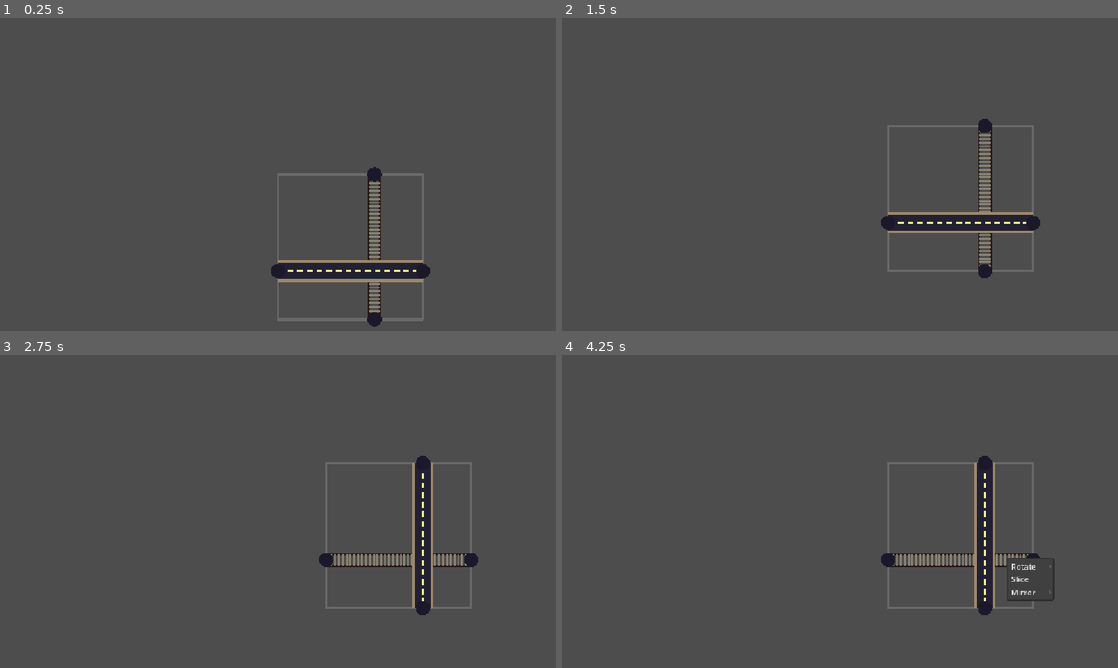
Above: before the commit, frames 1-4 (two rows, left to right).
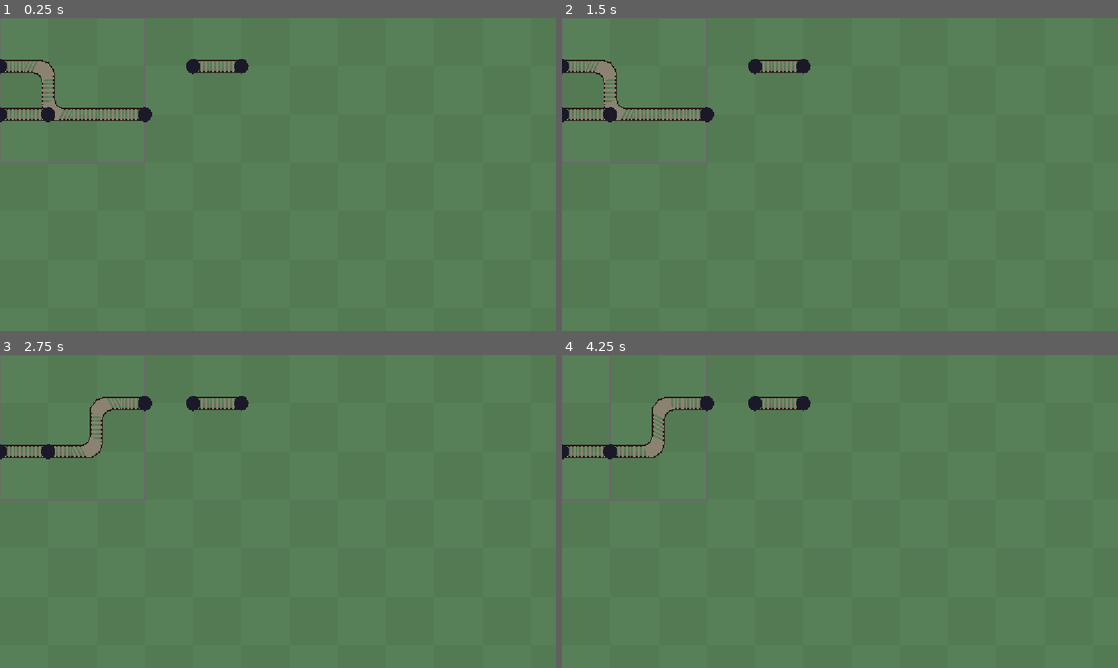
Above: after the commit, the same moments.

Repository: WishingWillow/photoshop-game
Game: Godot game, scene res://Tests/mirror_test.tscn
Two runs of this game, one before a commit and one after it. Both use one fixed random seed, a clock stepped at 60 frames per second and the inputs below. This scene is started directly instead of the project's main scene.
Inputs (mouse positions are in pixels of both pictures, inside the frame that each line leads up to):
- Up to frame 1 (0.25 s): no input
- Up to frame 2 (1.5 s): tap Enter at 0.5 s; drag from (840, 174) to (895, 105) at 0.52 s; drag from (728, 190) to (890, 127) at 1.27 s
- Up to frame 3 (2.75 s): tap Space at 2 s; move the mouse to (333, 442) at 2.02 s; hold Middle mouse button (camera_drag_mod) from 2.03 s (still down); click (333, 442) at 2.17 s
- Up to frame 4 (4.25 s): release Middle mouse button (camera_drag_mod) at 2.75 s; tap Enter at 2.75 s; drag from (812, 574) to (673, 464) at 2.77 s; tap Space at 3.5 s; move the mouse to (1006, 558) at 3.52 s; hold Middle mouse button (camera_drag_mod) from 3.53 s (still down); click (1006, 558) at 3.67 s; right-click (1006, 558) at 4.15 s

The runs differ from the first frame. In frame 1, 99% of the frame differs, in the area x 0-100%, y 0-100%; in frame 2, 99%; in frame 3, 99%; in frame 4, 99%.

Commit message:
working mirror test and reworked slicing

Diff:
--- a/Scripts/abstract_layer.gd
+++ b/Scripts/abstract_layer.gd
@@ -18,6 +18,9 @@
 ## A layer's rectangle in playspace coordinates
 var rect : Rect2:
 	get: return Rect2(playspace_coords, data.size)
+	set(value):
+		playspace_coords = value.position
+		data.size = value.size
 
 var playspace_coords := Vector2i.ZERO
 
--- a/Scripts/layer.gd
+++ b/Scripts/layer.gd
@@ -18,6 +18,8 @@
 
 ## Layer's position in a level relative to the level's origin
 var level_position : Vector2i
+
+var registered_with_level : Level = null
 
 ## Layers move relative to a level, so a layer's position is controlled by a remote transform
 ## parented to the level
@@ -82,7 +84,7 @@
 func _unhandled_input(event: InputEvent) -> void:
 	if (!(mouse_over or mouse_down)): return
 	if (event.is_action_pressed("context_menu")):
-		LayerMenu.popup_menu(self)
+		LayerMenu.get_script().popup_menu(self) #TODO: verify get_script works as intended
 	super(event)
 
 
@@ -157,21 +159,42 @@
 func mirror(axis : int) -> void:
 	var mirror_transform : Transform2D
 	var new_origin := adjusted_node.transform.origin
+	var position_adjustment := Vector2i.ZERO
 	match axis:
+		Y:
+			position_adjustment = layer_vertices[3]
+			new_origin += Util.scale_vec_to_unit_size(position_adjustment)
+			mirror_transform = Transform2D(-transform.x, transform.y, new_origin)
 		X:
-			new_origin += Util.scale_vec_to_unit_size(layer_vertices[3])
-			mirror_transform = Transform2D(-transform.x, transform.y, new_origin)
-		Y:
-			new_origin += Util.scale_vec_to_unit_size(layer_vertices[1])
+			position_adjustment = layer_vertices[1]
+			new_origin += Util.scale_vec_to_unit_size(position_adjustment)
 			mirror_transform = Transform2D(transform.x, -transform.y, new_origin)
 		# I believe intuition is that y=x and y=-x look reversed from godot's coordinate system
 		# (y axis usually faces up instead of down)
 		Y_X:
-			new_origin += Util.scale_vec_to_unit_size(layer_vertices[2])
+			position_adjustment = layer_vertices[2]
+			new_origin += Util.scale_vec_to_unit_size(position_adjustment)
 			mirror_transform = Transform2D(-transform.y, -transform.x, new_origin)
 		-Y_X:
 			mirror_transform = Transform2D(transform.y, transform.x, new_origin)
 	adjusted_node.transform = adjusted_node.transform * mirror_transform
+
+	# update mirror transform origin to relative playspace coordinates
+	mirror_transform.origin = Vector2(position_adjustment)
+
+	# use mirror transform to update segment/cap/rect data
+	rect = rect * mirror_transform
+	for segment : PathSegment in path_segments:
+		var start := segment.start_cap
+		var end := segment.end_cap
+		start.layer_position = Vector2(start.layer_position) * mirror_transform
+		end.layer_position = Vector2(end.layer_position) * mirror_transform
+		start.set_level_position(level_position)
+		end.set_level_position(level_position)
+		for i : int in range(0, segment.segment_rects.size()):
+			segment.segment_rects[i] = segment.segment_rects[i] * mirror_transform
+			# round rectangle position after transform
+			segment.segment_rects[i].position = round(segment.segment_rects[i].position)
 
 
 func slice(axis : int, value : int) -> Layer:
@@ -230,6 +253,7 @@
 
 	# now split and sort crossing segments
 	for segment : PathSegment in segments_to_slice:
+		# data structure setup
 		var origin_path := PathData.new()
 		var new_path := PathData.new()
 		var origin_line := IntegerLine.new()
@@ -240,36 +264,51 @@
 		new_path.segments.append(new_line)
 		new_path.type = segment.type
 		new_data.paths.append(new_path)
-		for seg_rect : Rect2 in segment.segment_rects:
+
+		# the last rect can tell the next rect which of its points it should push
+		var point_to_push : Vector2i
+		for i in range(0, segment.segment_rects.size()):
+			var seg_rect := segment.segment_rects[i]
 			var start_point := Vector2i(round(seg_rect.position))
-			var start_in_origin : bool = false
-			if origin_slice_rect.has_point(start_point):
-				origin_line.points.append(start_point)
-				start_in_origin = true
-			elif new_slice_rect.has_point(start_point):
-				new_line.points.append(start_point - new_slice_position)
 			var end_point := Vector2i(round(seg_rect.position + seg_rect.size))
-			var end_in_origin : bool = false
-			if origin_slice_rect.has_point(end_point):
-				origin_line.points.append(end_point)
-				end_in_origin = true
-			elif new_slice_rect.has_point(end_point):
-				new_line.points.append(end_point - new_slice_position)
-
-			# the segment crosses the slice boundary, so new points need to be made
-			if not start_in_origin == end_in_origin:
+
+			var start_in_origin : bool = origin_slice_rect.has_point(start_point)
+			var end_in_origin : bool = origin_slice_rect.has_point(end_point)
+
+			# for the first rect, look ahead to see which point to push
+			if i == 0:
+				var next_rect := segment.segment_rects[i+1]
+				var next_points : Array[Vector2i] = [
+					round(next_rect.position),
+					round(next_rect.position + next_rect.size)
+				]
+				point_to_push = start_point if !next_points.has(start_point) else end_point
+
+			if start_point == point_to_push:
+				if start_in_origin: origin_line.points.append(start_point)
+				else: new_line.points.append(start_point - new_slice_position)
+				# tell the next rect to push this rect's end point. This ensures no duplicates
+				# and good ordering
+				point_to_push = end_point
+			else:
+				if end_in_origin: origin_line.points.append(end_point)
+				else: new_line.points.append(end_point - new_slice_position)
+				point_to_push = start_point
+
+			# if the segment intersects the slice line, create a new point and push to both slices
+			if start_in_origin != end_in_origin:
 				var new_point := start_point
 				new_point[axis] = value
-				# if the start is in the origin, then we should append to the origin line and
-				# prepend to the new line, and vice versa (I think)
-				if start_in_origin:
-					origin_line.points.push_back(new_point)
-					new_line.points.push_front(new_point - new_slice_position)
-				else:
-					origin_line.points.push_front(new_point)
-					new_line.points.push_back(new_point - new_slice_position)
+				origin_line.points.append(new_point)
+				new_line.points.append(new_point - new_slice_position)
+		# push the last point
+		if origin_slice_rect.has_point(point_to_push): origin_line.points.append(point_to_push)
+		else: new_line.points.append(point_to_push - new_slice_position)
+
 
 	data = origin_data
+	# remove all old segments/caps before re-parsing layer
+	if registered_with_level: registered_with_level.unregister_layer(self)
 	parse_data()
 	var new_layer := Layer.new()
 	new_layer.data = new_data
--- a/Scripts/level.gd
+++ b/Scripts/level.gd
@@ -123,6 +123,7 @@
 		path_caps.get_or_add(segment.type, []).append(segment.start_cap)
 		path_caps[segment.type].append(segment.end_cap)
 	layers.append(layer)
+	layer.registered_with_level = self
 	print("registered ", layer)
 
 
@@ -133,4 +134,5 @@
 		path_caps[segment.type].erase(segment.start_cap)
 		path_caps[segment.type].erase(segment.end_cap)
 	layers.erase(layer)
+	layer.registered_with_level = null
 	print("unregistered ", layer)
--- a/Tests/mirror_test.tscn
+++ b/Tests/mirror_test.tscn
@@ -4,42 +4,23 @@
 [ext_resource type="Script" uid="uid://bnh2m3iwas8kl" path="res://Tests/move.gd" id="2_865jx"]
 [ext_resource type="Script" uid="uid://dp3hhgt553i2x" path="res://Scripts/layer.gd" id="3_dsf8e"]
 [ext_resource type="Script" uid="uid://d3caukbg170et" path="res://Scripts/Resource Definitions/path_data.gd" id="4_dr6mo"]
+[ext_resource type="Resource" uid="uid://cb83v08gjc3ya" path="res://Assets/Resources/Layers/layerB.tres" id="4_hgioc"]
 [ext_resource type="Script" uid="uid://ciogh5wk1jw2j" path="res://Scripts/Resource Definitions/integer_line.gd" id="5_g5tmp"]
 [ext_resource type="Script" uid="uid://blbxmua7tt4nf" path="res://Scripts/Resource Definitions/layer_data.gd" id="6_xn2ri"]
 [ext_resource type="Script" uid="uid://dgcvil2fki4os" path="res://Scripts/level.gd" id="9_pwo31"]
+[ext_resource type="PackedScene" uid="uid://cke8jgko6uqrn" path="res://playspace.tscn" id="9_rdypm"]
 
 [sub_resource type="Resource" id="Resource_f4o6h"]
 script = ExtResource("2_865jx")
 layer_path = NodePath("Layer1")
-mirror = -2
+mirror = 1
 metadata/_custom_type_script = "uid://bnh2m3iwas8kl"
 
-[sub_resource type="Resource" id="Resource_u4y3q"]
-script = ExtResource("5_g5tmp")
-points = Array[Vector2i]([Vector2i(2, 0), Vector2i(2, 3)])
-metadata/_custom_type_script = "uid://ciogh5wk1jw2j"
-
-[sub_resource type="Resource" id="Resource_s1fgm"]
-script = ExtResource("4_dr6mo")
-segments = Array[ExtResource("5_g5tmp")]([SubResource("Resource_u4y3q")])
-metadata/_custom_type_script = "uid://d3caukbg170et"
-
-[sub_resource type="Resource" id="Resource_dnyvj"]
-script = ExtResource("5_g5tmp")
-points = Array[Vector2i]([Vector2i(0, 2), Vector2i(3, 2)])
-metadata/_custom_type_script = "uid://ciogh5wk1jw2j"
-
-[sub_resource type="Resource" id="Resource_4qnu3"]
-script = ExtResource("4_dr6mo")
-type = 1
-segments = Array[ExtResource("5_g5tmp")]([SubResource("Resource_dnyvj")])
-metadata/_custom_type_script = "uid://d3caukbg170et"
-
-[sub_resource type="Resource" id="Resource_ot2dp"]
-script = ExtResource("6_xn2ri")
-size = Vector2i(3, 3)
-paths = Array[ExtResource("4_dr6mo")]([SubResource("Resource_s1fgm"), SubResource("Resource_4qnu3")])
-metadata/_custom_type_script = "uid://blbxmua7tt4nf"
+[sub_resource type="Resource" id="Resource_hgioc"]
+script = ExtResource("2_865jx")
+layer_path = NodePath("Layer1")
+slice_x = 1
+metadata/_custom_type_script = "uid://bnh2m3iwas8kl"
 
 [sub_resource type="Resource" id="Resource_0xe2g"]
 script = ExtResource("5_g5tmp")
@@ -48,7 +29,7 @@
 
 [sub_resource type="Resource" id="Resource_6smp3"]
 script = ExtResource("5_g5tmp")
-points = Array[Vector2i]([Vector2i(4, 2), Vector2i(5, 2)])
+points = Array[Vector2i]([Vector2i(4, 1), Vector2i(5, 1)])
 metadata/_custom_type_script = "uid://ciogh5wk1jw2j"
 
 [sub_resource type="Resource" id="Resource_dhbt7"]
@@ -58,7 +39,7 @@
 
 [sub_resource type="Resource" id="Resource_0ggpj"]
 script = ExtResource("6_xn2ri")
-size = Vector2i(5, 4)
+size = Vector2i(5, 3)
 paths = Array[ExtResource("4_dr6mo")]([SubResource("Resource_dhbt7")])
 metadata/_custom_type_script = "uid://blbxmua7tt4nf"
 
@@ -66,17 +47,16 @@
 script = ExtResource("1_rdypm")
 level = NodePath("Level")
 layers = [NodePath("Layer1")]
-moves = Array[ExtResource("2_865jx")]([SubResource("Resource_f4o6h")])
+moves = Array[ExtResource("2_865jx")]([SubResource("Resource_f4o6h"), SubResource("Resource_hgioc")])
 
 [node name="Layer1" type="Node2D" parent="." unique_id=577652057]
 script = ExtResource("3_dsf8e")
-data = SubResource("Resource_ot2dp")
+data = ExtResource("4_hgioc")
 metadata/_custom_type_script = "uid://dp3hhgt553i2x"
 
 [node name="Level" type="Node2D" parent="." unique_id=171202069]
-visible = false
 script = ExtResource("9_pwo31")
 data = SubResource("Resource_0ggpj")
 metadata/_custom_type_script = "uid://dgcvil2fki4os"
 
-[node name="Camera2D" type="Camera2D" parent="." unique_id=1148664140]
+[node name="Playspace" parent="." unique_id=263223627 instance=ExtResource("9_rdypm")]
--- a/UI/Context_Menu.tscn
+++ b/UI/Context_Menu.tscn
@@ -4,6 +4,7 @@
 
 [node name="ContextMenu" type="PopupMenu" unique_id=1330774152]
 oversampling_override = 1.0
+visible = true
 item_count = 3
 item_0/text = "Rotate"
 item_0/id = 0
--- a/UI/UI Scripts/context_menu.gd
+++ b/UI/UI Scripts/context_menu.gd
@@ -3,6 +3,7 @@
 var clicked_layer : Layer
 
 func _ready() -> void:
+	visible = false
 	var rotate_menu: PopupMenu = get_node("RotateMenu")
 	var mirror_menu: PopupMenu = get_node("MirrorMenu")
 	set_item_submenu_node(0, rotate_menu)
